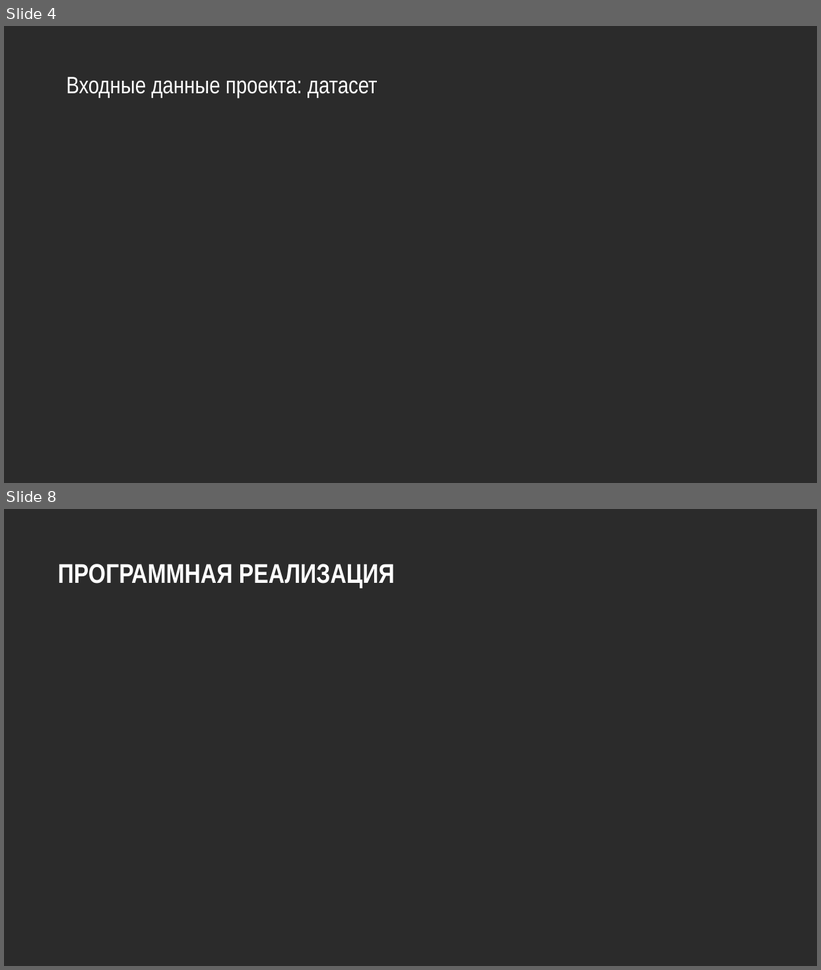
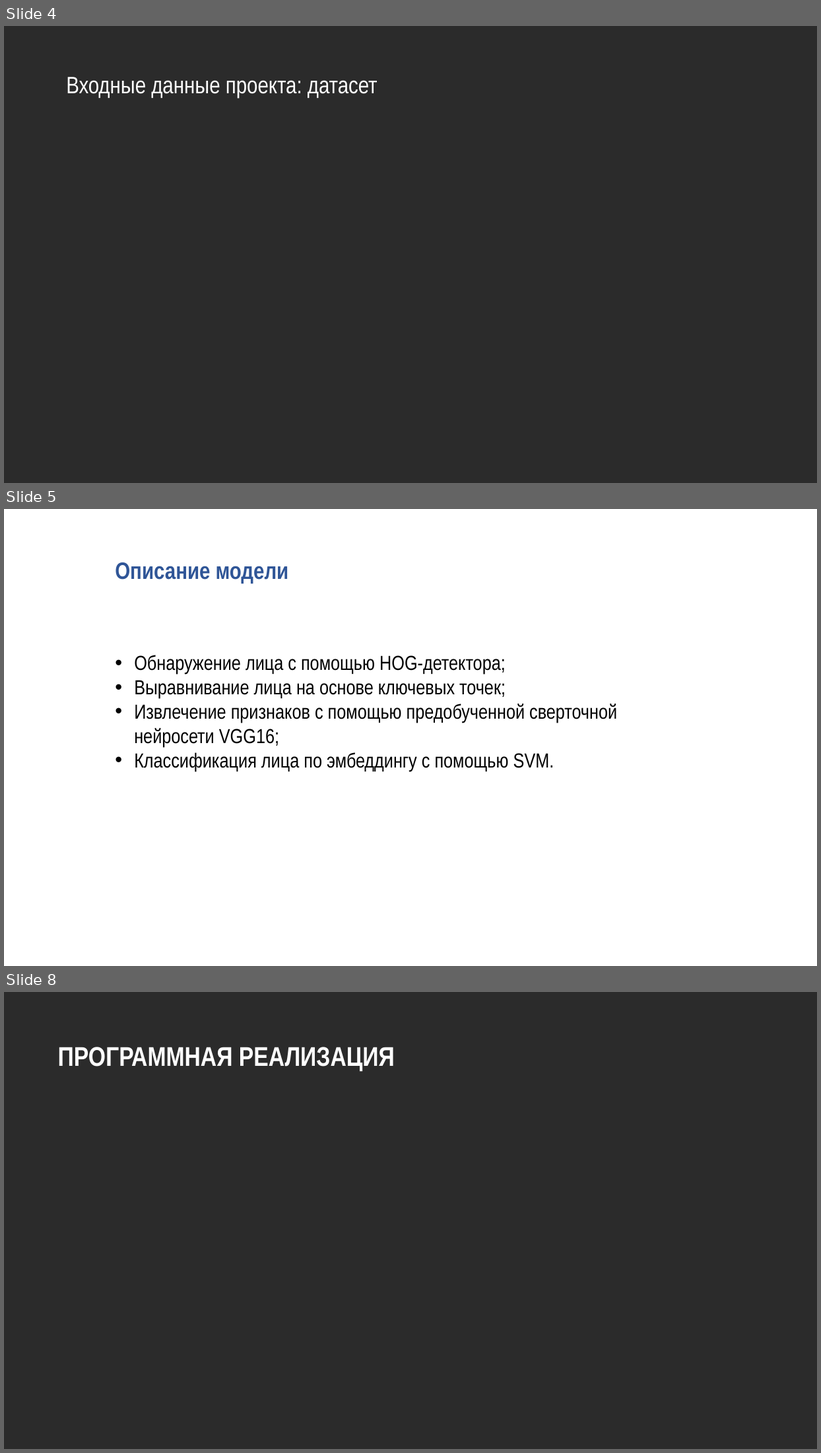
Before and after one commit to kemper0110/face-recog, a slide deck: presentation.pptx. Shown one above the other, each under a label of ours: slides 4 and 8 before the commit, slides 4, 5 and 8 after it; the slides between them are not shown. The pictures are 821x970 and 821x1453 pixels, drawn with LibreOffice and Linux fonts; fonts in the diff are those of the drawing; background and template pictures are left out; a plain dark background stands for a picture behind light text. Boxes give left, top, right and bottom in pixels: in the first picture for what was removed or moved away, otherwise in the second. Text is boxed around its words. In the diff, an @@ line names an element or a change of style, - is before the commit and + after.

```diff
--- a/presentation.pptx
+++ b/presentation.pptx
@@ slide 5 added at [4, 509, 817, 966], background picture (left out) @@
@@ text added at [115, 562, 289, 584], 28 pt, text #2F5597, bold @@
+Описание модели
@@ text added at [134, 655, 617, 772], 24 pt, text #000000 @@
+• Обнаружение лица с помощью HOG-детектора;
+• Выравнивание лица на основе ключевых точек;
+• Извлечение признаков с помощью предобученной сверточной нейросети VGG16;
+• Классификация лица по эмбеддингу с помощью SVM.
```
Also in this commit, not shown: 4 slides changed, 1 slide removed.
